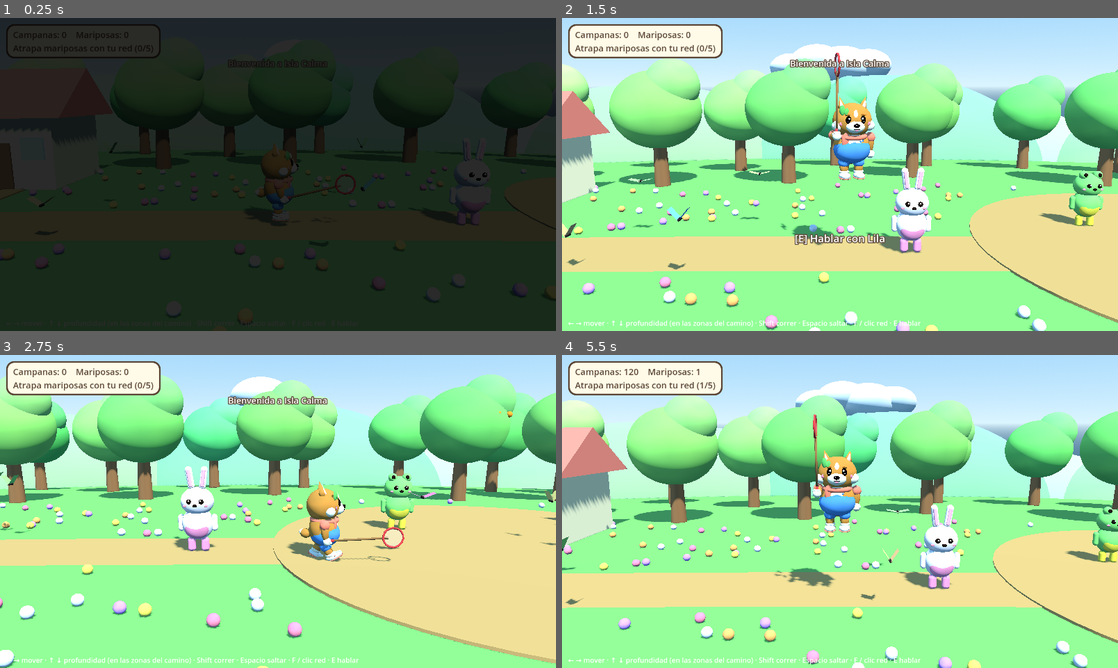
Above: before the commit, frames 1-4 (two rows, left to right).
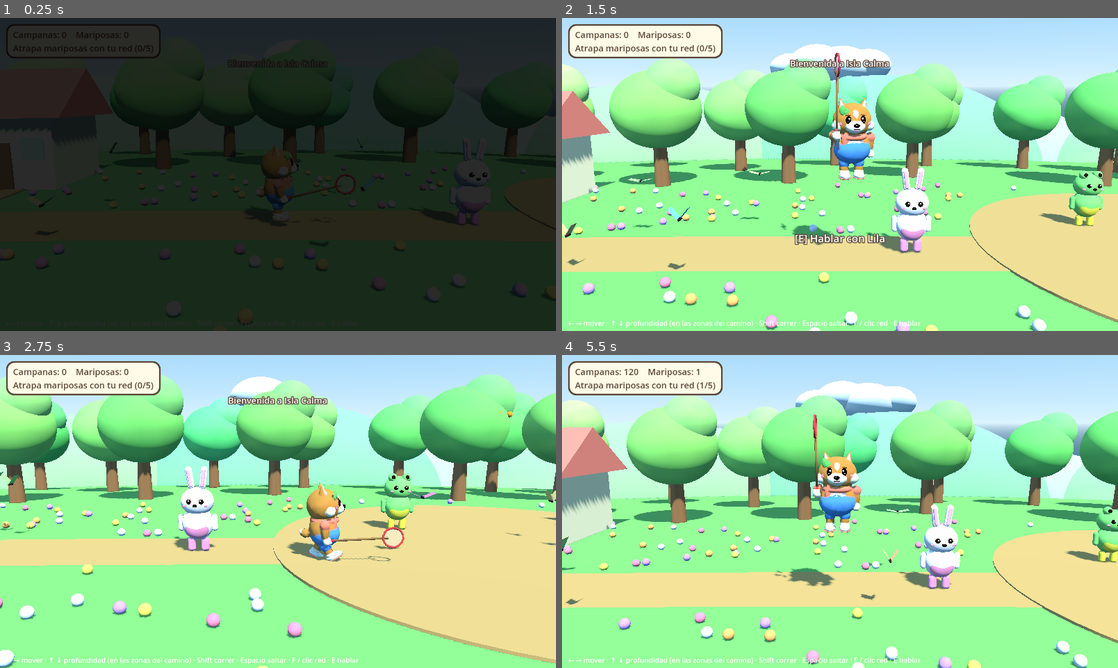
Above: after the commit, the same moments.

Repository: NottVK/doom-animal-crossing
Game: Godot game, scene res://scenes/main.tscn
The game is run twice, just before and just after one commit, with the same random seed, the same clock (stepped at 60 frames per second) and the same inputs.
Inputs (mouse positions are in pixels of both pictures, inside the frame that each line leads up to):
- Up to frame 1 (0.25 s): no input
- Up to frame 2 (1.5 s): move the mouse to (962, 158) at 0.52 s; hold D (move_right) 0.53-1.28 s; hold E (interact) 0.53-1.28 s; click (962, 158) at 0.67 s; tap Space (jump) at 0.77, 1.07 s; move the mouse to (728, 190) at 1.27 s; hold S (move_back) from 1.28 s (still down); tap F (net) at 1.35 s
- Up to frame 3 (2.75 s): tap Space (jump) at 1.52, 1.82 s; move the mouse to (333, 442) at 2.02 s; release S (move_back) at 2.03 s; hold D (move_right) from 2.03 s (still down); hold Shift (sprint) from 2.03 s (still down)
- Up to frame 4 (5.5 s): move the mouse to (812, 574) at 2.77 s; release D (move_right) at 2.78 s; release Shift (sprint) at 2.78 s; hold W (move_forward) 2.78-3.53 s; tap E (interact) at 2.85 s; click (812, 574) at 2.92 s; tap Space (jump) at 3.02, 3.32, 3.77, 4.07, 4.52, 4.82 s; move the mouse to (1006, 558) at 3.52 s; hold F (net) 3.53-4.28 s; hold A (move_left) 3.53-5.03 s; move the mouse to (673, 464) at 4.27 s; tap Shift (sprint) at 4.35 s; move the mouse to (867, 511) at 5.02 s; hold S (move_back) from 5.03 s (still down); hold E (interact) from 5.03 s (still down); click (867, 511) at 5.17 s

The runs differ from the first frame. In frame 1, less than 0.1% of the frame differs, in the area x 46-54%, y 42-65%; in frame 2, 0.2%; in frame 3, 0.2%; in frame 4, 0.3%, in the area x 40-54%, y 30-75%.

Commit message:
Canelita organica: una sola malla esculpida en vez de figuras sueltas
El script de Blender funde las piezas (remesh por voxeles + suavizado), pinta los
colores como color de vertice y reparte los pesos del esqueleto de forma suave.
El shader toon compensa la gamma de los colores de vertice importados.

Co-Authored-By: Claude Opus 5.5 <noreply@anthropic.com>
Claude-Session: https://claude.ai/code/session_01HySDoqcMku772B1dkaDzf8

Diff:
--- a/scripts/character_model.gd
+++ b/scripts/character_model.gd
@@ -14,6 +14,8 @@
 
 uniform vec4 albedo : source_color = vec4(1.0);
 uniform bool use_vertex_color = false;
+// Los colores de vértice de los .glb llegan linealizados dos veces; esto lo compensa.
+uniform bool vertex_color_gamma = false;
 uniform vec3 emission_color : source_color = vec3(0.0);
 uniform float emission_energy = 0.0;
 uniform float curve_depth = 0.0025;
@@ -31,7 +33,7 @@
 void fragment() {
 	vec4 c = albedo;
 	if (use_vertex_color) {
-		c *= COLOR;
+		c *= vertex_color_gamma ? vec4(pow(COLOR.rgb, vec3(1.0 / 2.2)), COLOR.a) : COLOR;
 	}
 	ALBEDO = c.rgb;
 	%ALPHA%
@@ -70,6 +72,9 @@
 				continue
 			var color := src.albedo_color
 			var m := mat(color, color.a < 0.99)
+			if src.vertex_color_use_as_albedo:
+				m.set_shader_parameter("use_vertex_color", true)
+				m.set_shader_parameter("vertex_color_gamma", true)
 			if src.emission_enabled:
 				m.set_shader_parameter("emission_color", src.emission)
 				m.set_shader_parameter("emission_energy", src.emission_energy_multiplier)
Binary file changed: assets/models/canelita.glb
Binary file changed: assets/models/centinela.glb
Not shown, changed: tools/blender/build_characters.py
